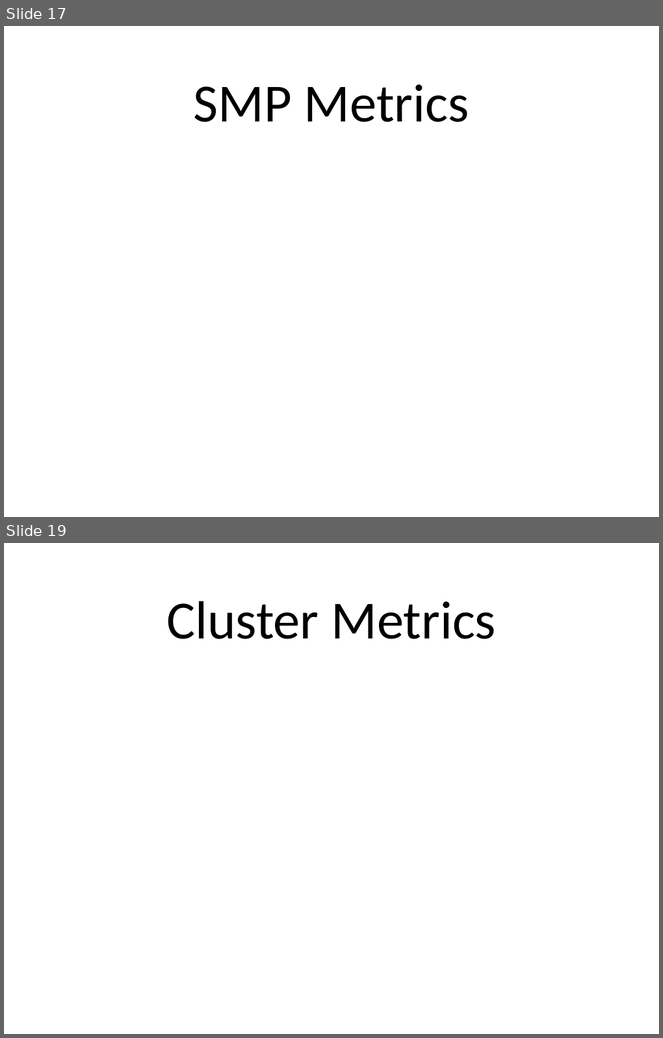
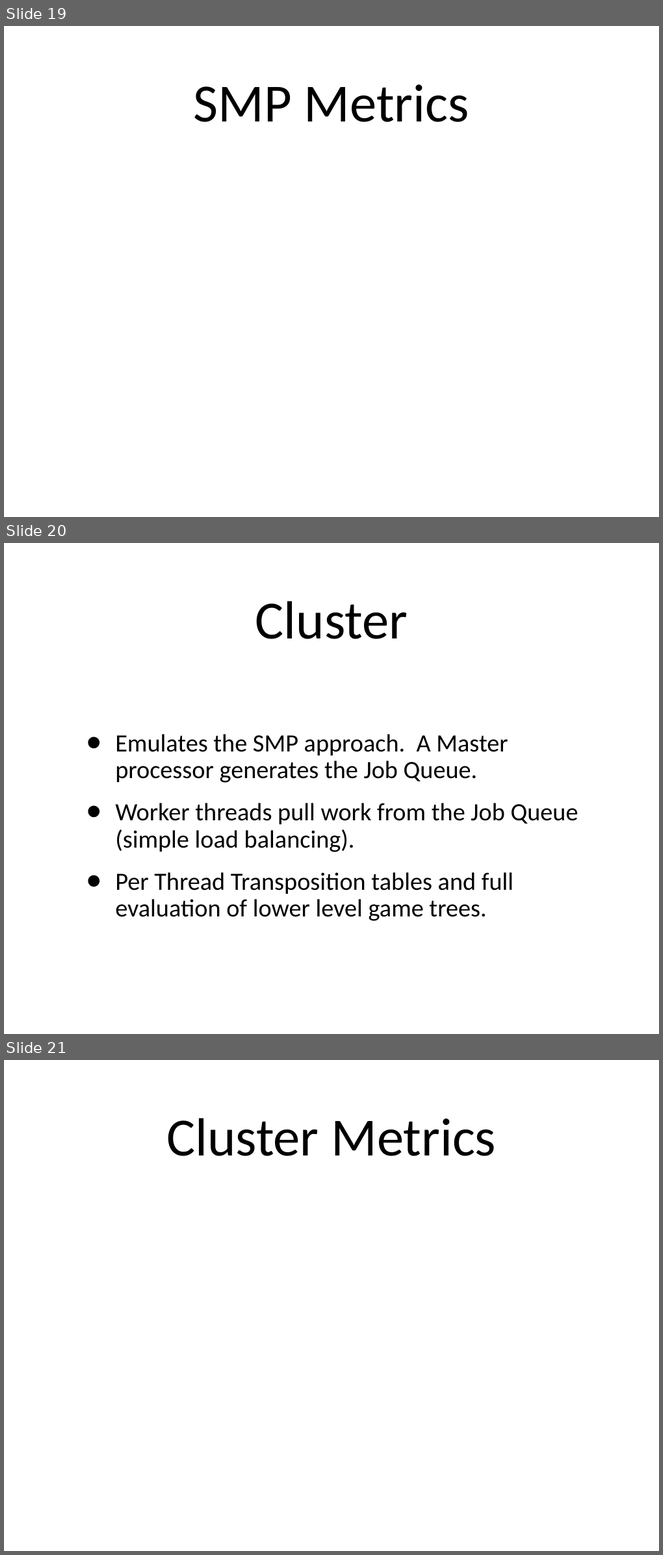
Before and after one commit to amod0017/rit-othello, a slide deck: Othello/other/Othello-Presentation-2.ppt. Shown one above the other, each under a label of ours: slides 17 and 19 before the commit, slides 19, 20 and 21 after it; the slides between them are not shown. The pictures are 663x1038 and 663x1555 pixels, drawn with LibreOffice and Linux fonts; fonts in the diff are those of the drawing. Boxes give left, top, right and bottom in pixels: in the first picture for what was removed or moved away, otherwise in the second. Text is boxed around its words. In the diff, an @@ line names an element or a change of style, - is before the commit and + after.

```diff
--- a/Othello/other/Othello-Presentation-2.ppt
+++ b/Othello/other/Othello-Presentation-2.ppt
@@ slide 20 added at [4,543,659,1034], background #FFFFFF @@
@@ title added at [256,601,408,639], 84 pt, text #000000 @@
+Cluster
@@ text added at [115,734,579,921], 38.9 pt, text #000000 @@
+• Emulates the SMP approach. A Master processor generates the Job Queue.
+• Worker threads pull work from the Job Queue (simple load balancing).
+• Per Thread Transposition tables and full evaluation of lower level game trees.
@@ what was slide 17 is now slide 19 @@
@@ what was slide 19 is now slide 21 @@
```
Also in this commit, not shown: 1 slide changed, 6 other slides added, 4 slides removed.
